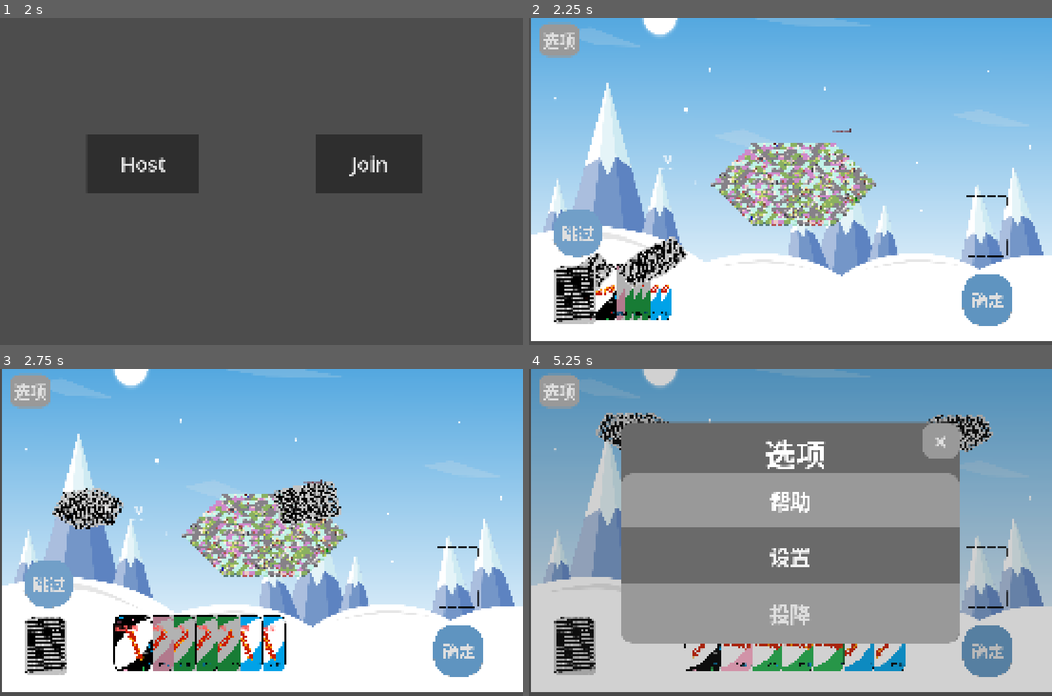
Above: before the commit, frames 1-4 (two rows, left to right).
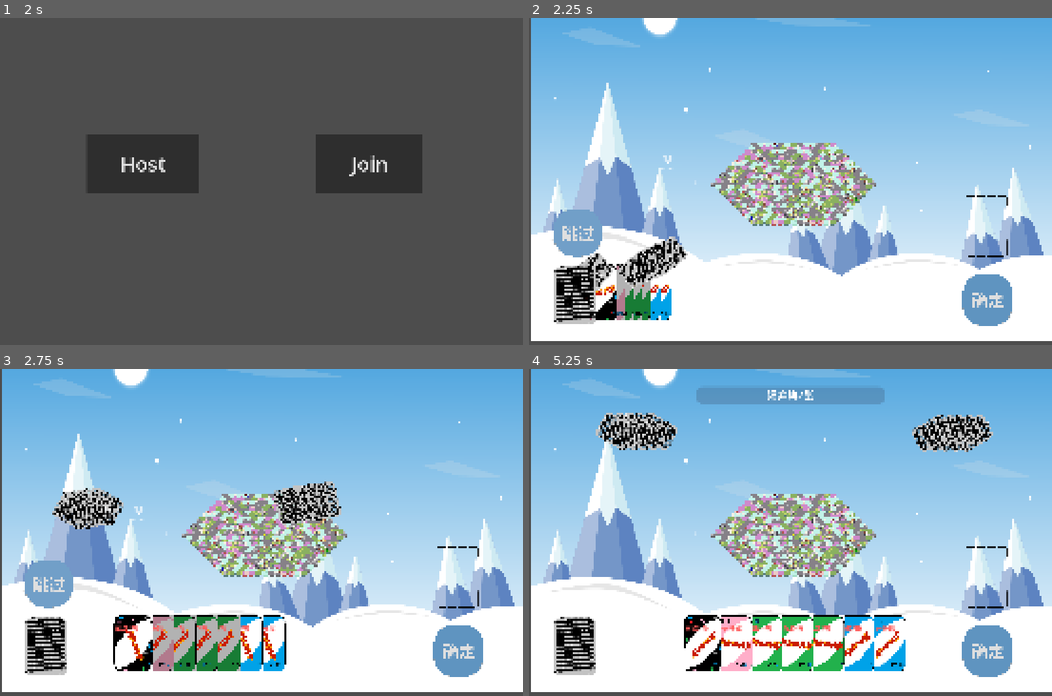
Above: after the commit, the same moments.

Repository: likedreamss/JUnoMP
Game: Godot game, scene res://meun.tscn
Two runs of this game, one before a commit and one after it. Both use one fixed random seed, a clock stepped at 60 frames per second and the inputs below.
Inputs (mouse positions are in pixels of both pictures, inside the frame that each line leads up to):
- Up to frame 1 (2 s): click "Options" at 0.5 s; click "Play" at 1.25 s
- Up to frame 2 (2.25 s): click "Host" at 2 s
- Up to frame 3 (2.75 s): no input
- Up to frame 4 (5.25 s): click "跳过" at 2.75 s; click "确定" at 3.5 s; click (560, 391) at 4.25 s, where only the run before the commit has a clickable "选项"; click (790, 555) at 5 s, where only the run before the commit has a clickable "设置"

Frame 1 is identical in both runs. In frame 2, 0.8% of the frame differs, in the area x 2-62%, y 2-35%; in frame 3, 0.8%; in frame 4, 94%, in the area x 0-100%, y 0-99%.

Commit message:
设置、游戏提示

Diff:
--- /dev/null
+++ b/GameMain/changehard.gd
@@ -0,0 +1,15 @@
+extends OptionButton
+
+
+func _on_item_selected(index: int) -> void:
+	match index:
+		0: GameGrid.obscale_num = 0.21
+		1: GameGrid.obscale_num = 0.11
+		2: GameGrid.obscale_num = 0.32
+		3: GameGrid.obscale_num = 0.4
+	Toast.show("障碍物密度已设置为: ", GameGrid.obscale_num)
+	# 调用实例方法
+	if GameGrid.instance:
+		GameGrid.instance.force_regenerate_map()
+	else:
+		Toast.show("❌ GameGrid 实例未初始化，请检查 _ready() 函数")
--- /dev/null
+++ b/GameMain/music_control.gd
@@ -0,0 +1,13 @@
+extends HSlider
+
+@export var audio_bus_name: String
+
+var audio_bus_id
+
+func _ready():
+	audio_bus_id = AudioServer.get_bus_index(audio_bus_name)
+
+
+func _on_value_changed(value: float) -> void:
+	var db = linear_to_db(value)
+	AudioServer.set_bus_volume_db(audio_bus_id, db)
--- a/GameMain/options.gd
+++ b/GameMain/options.gd
@@ -13,13 +13,13 @@
 @onready var surback: Button = $Surrender/Surback
 @onready var mask: ColorRect = $Mask
 
-
 func _ready():
 	# 一开始隐藏选项界面
 	$Options.visible = false
 	$Help.visible = false
 	$Surrender.visible = false
 	mask.visible = false
+	$Setting.visible = false
 
 #进入选项
 func _on_to_options_pressed() -> void:
@@ -43,8 +43,13 @@
 
 #跳转到设置界面
 func _on_setting_button_pressed() -> void:
-	pass # Replace with function body.
+	$Setting.visible = true
+	$Options.visible = false
+	$Help.visible = false
 
+func _on_setback_pressed() -> void:
+	$Setting.visible = false
+	$Options.visible = true
 
 func _on_surback_pressed() -> void:
 	get_tree().change_scene_to_file("res://meun.tscn")
--- a/GameMain/player_1.tscn
+++ b/GameMain/player_1.tscn
@@ -6,7 +6,10 @@
 [ext_resource type="AudioStream" uid="uid://rca8ovrqwtao" path="res://QYK/Assest1/紧张bgm.mp3" id="2_te7pb"]
 [ext_resource type="Texture2D" uid="uid://cwi0pesljh7bq" path="res://QYK/Assest1/SnowBackground.png" id="3_fnd5v"]
 [ext_resource type="Script" uid="uid://bcylhidaer1xx" path="res://GameMain/options.gd" id="4_e064l"]
+[ext_resource type="Script" uid="uid://b5mfdtfal6q3k" path="res://GameMain/music_control.gd" id="6_jof27"]
 [ext_resource type="AudioStream" uid="uid://f6thjhmf1iev" path="res://QYK/Assest1/buttonpress.mp3" id="6_te7pb"]
+[ext_resource type="Script" uid="uid://bvepy6iuufp35" path="res://GameMain/changehard.gd" id="7_fga63"]
+[ext_resource type="Script" uid="uid://bhx1v6ivak7fu" path="res://GameMain/tips.gd" id="10_8m1hc"]
 
 [sub_resource type="StyleBoxFlat" id="StyleBoxFlat_fnd5v"]
 bg_color = Color(0.40832943, 0.4083295, 0.40832937, 1)
@@ -144,6 +147,50 @@
 corner_radius_top_right = 64
 corner_radius_bottom_right = 64
 corner_radius_bottom_left = 64
+
+[sub_resource type="StyleBoxFlat" id="StyleBoxFlat_jd7pi"]
+bg_color = Color(0.38359722, 0.38359728, 0.38359714, 1)
+corner_radius_top_left = 64
+corner_radius_top_right = 64
+corner_radius_bottom_right = 64
+corner_radius_bottom_left = 64
+
+[sub_resource type="StyleBoxFlat" id="StyleBoxFlat_lcka8"]
+corner_radius_top_left = 64
+corner_radius_top_right = 64
+corner_radius_bottom_right = 64
+corner_radius_bottom_left = 64
+
+[sub_resource type="StyleBoxFlat" id="StyleBoxFlat_dbyhw"]
+bg_color = Color(0.2285108, 0.22851083, 0.22851068, 1)
+corner_radius_top_left = 64
+corner_radius_top_right = 64
+corner_radius_bottom_right = 64
+corner_radius_bottom_left = 64
+
+[sub_resource type="StyleBoxFlat" id="StyleBoxFlat_flahu"]
+bg_color = Color(0.4700758, 0.47007585, 0.47007567, 1)
+corner_radius_top_left = 64
+corner_radius_top_right = 64
+corner_radius_bottom_right = 64
+corner_radius_bottom_left = 64
+
+[sub_resource type="StyleBoxLine" id="StyleBoxLine_jd7pi"]
+color = Color(1, 1, 1, 1)
+thickness = 15
+
+[sub_resource type="StyleBoxLine" id="StyleBoxLine_dbyhw"]
+color = Color(0.16535562, 0.3976511, 1, 1)
+thickness = 15
+
+[sub_resource type="StyleBoxTexture" id="StyleBoxTexture_fga63"]
+
+[sub_resource type="StyleBoxFlat" id="StyleBoxFlat_jwmuk"]
+bg_color = Color(0.22745098, 0.27058825, 0.3764706, 0.25882354)
+corner_radius_top_left = 32
+corner_radius_top_right = 32
+corner_radius_bottom_right = 32
+corner_radius_bottom_left = 32
 
 [node name="Player1" type="Control" unique_id=1622213388]
 layout_mode = 3
@@ -208,6 +255,7 @@
 
 [node name="Options" type="CanvasLayer" parent="." unique_id=280879119]
 layer = 3
+visible = false
 script = ExtResource("4_e064l")
 
 [node name="Mask" type="ColorRect" parent="Options" unique_id=757634936]
@@ -300,6 +348,7 @@
 text = "选项"
 
 [node name="Surrender" type="Panel" parent="Options" unique_id=1693024756]
+visible = false
 anchors_preset = 8
 anchor_left = 0.5
 anchor_top = 0.5
@@ -364,6 +413,7 @@
 text = "返回主菜单"
 
 [node name="Help" type="Label" parent="Options" unique_id=655051648]
+visible = false
 anchors_preset = 8
 anchor_left = 0.5
 anchor_top = 0.5
@@ -402,13 +452,149 @@
 theme_override_styles/hover = SubResource("StyleBoxFlat_2pk7u")
 text = "×"
 
+[node name="Setting" type="Panel" parent="Options" unique_id=1722171240]
+offset_left = 494.0
+offset_top = 341.0
+offset_right = 2071.0
+offset_bottom = 1297.0
+theme_override_styles/panel = SubResource("StyleBoxFlat_jd7pi")
+
+[node name="Setback" type="Button" parent="Options/Setting" unique_id=1432100164]
+layout_mode = 0
+offset_left = 1404.0
+offset_top = 2.0
+offset_right = 1575.0
+offset_bottom = 172.0
+theme_override_font_sizes/font_size = 120
+theme_override_styles/normal = SubResource("StyleBoxFlat_lcka8")
+theme_override_styles/pressed = SubResource("StyleBoxFlat_dbyhw")
+theme_override_styles/hover = SubResource("StyleBoxFlat_flahu")
+text = "×"
+
+[node name="Music" type="HSlider" parent="Options/Setting" unique_id=231250838]
+layout_mode = 1
+anchors_preset = 14
+anchor_top = 0.5
+anchor_right = 1.0
+anchor_bottom = 0.5
+offset_left = 285.0
+offset_top = -311.0
+offset_right = -636.0
+offset_bottom = -143.0
+grow_horizontal = 2
+grow_vertical = 2
+theme_override_styles/slider = SubResource("StyleBoxLine_jd7pi")
+theme_override_styles/grabber_area = SubResource("StyleBoxLine_dbyhw")
+theme_override_styles/grabber_area_highlight = SubResource("StyleBoxLine_dbyhw")
+max_value = 1.0
+step = 0.01
+value = 1.0
+script = ExtResource("6_jof27")
+audio_bus_name = "Music"
+
+[node name="SFX" type="HSlider" parent="Options/Setting" unique_id=1516624937]
+layout_mode = 1
+anchors_preset = 14
+anchor_top = 0.5
+anchor_right = 1.0
+anchor_bottom = 0.5
+offset_left = 285.0
+offset_top = -193.0
+offset_right = -636.0
+offset_bottom = -25.0
+grow_horizontal = 2
+grow_vertical = 2
+theme_override_styles/slider = SubResource("StyleBoxLine_jd7pi")
+theme_override_styles/grabber_area = SubResource("StyleBoxLine_dbyhw")
+theme_override_styles/grabber_area_highlight = SubResource("StyleBoxLine_dbyhw")
+max_value = 1.0
+step = 0.01
+value = 1.0
+
+[node name="Musiclabel" type="Label" parent="Options/Setting" unique_id=1288392856]
+layout_mode = 0
+offset_left = 113.0
+offset_top = 204.0
+offset_right = 433.0
+offset_bottom = 315.0
+theme_override_font_sizes/font_size = 64
+text = "音量"
+
+[node name="SXFlabel" type="Label" parent="Options/Setting" unique_id=322314358]
+layout_mode = 0
+offset_left = 117.0
+offset_top = 319.0
+offset_right = 268.0
+offset_bottom = 430.0
+theme_override_font_sizes/font_size = 64
+text = "音效"
+
+[node name="Changehard" type="OptionButton" parent="Options/Setting" unique_id=354827678]
+layout_mode = 0
+offset_left = 334.0
+offset_top = 471.0
+offset_right = 928.0
+offset_bottom = 559.0
+theme_override_font_sizes/font_size = 64
+theme_override_styles/normal = SubResource("StyleBoxTexture_fga63")
+selected = 0
+item_count = 4
+popup/item_0/text = "普通"
+popup/item_0/id = 0
+popup/item_1/text = "简单"
+popup/item_1/id = 1
+popup/item_2/text = "困难"
+popup/item_2/id = 2
+popup/item_3/text = "地狱"
+popup/item_3/id = 3
+script = ExtResource("7_fga63")
+
+[node name="Hard" type="Label" parent="Options/Setting" unique_id=1995302635]
+layout_mode = 0
+offset_left = 48.0
+offset_top = 473.0
+offset_right = 304.0
+offset_bottom = 584.0
+theme_override_font_sizes/font_size = 64
+text = "游戏难度"
+
 [node name="ButtonSound" type="AudioStreamPlayer2D" parent="." unique_id=1086235826]
 stream = ExtResource("6_te7pb")
+bus = &"SFX"
 
 [node name="BGM1" type="AudioStreamPlayer2D" parent="." unique_id=382071011]
 stream = ExtResource("2_te7pb")
 autoplay = true
+bus = &"Music"
 parameters/looping = true
+
+[node name="Tips" type="CanvasLayer" parent="." unique_id=1842262466]
+script = ExtResource("10_8m1hc")
+
+[node name="Tippanel" type="Panel" parent="Tips" unique_id=785775061]
+anchors_preset = 5
+anchor_left = 0.5
+anchor_right = 0.5
+offset_left = -463.5
+offset_top = 87.0
+offset_right = 463.5
+offset_bottom = 170.0
+grow_horizontal = 2
+theme_override_styles/panel = SubResource("StyleBoxFlat_jwmuk")
+
+[node name="TipLabel" type="Label" parent="Tips/Tippanel" unique_id=804376156]
+layout_mode = 1
+anchors_preset = 15
+anchor_right = 1.0
+anchor_bottom = 1.0
+grow_horizontal = 2
+grow_vertical = 2
+theme_override_font_sizes/font_size = 50
+horizontal_alignment = 1
+
+[node name="Timer" type="Timer" parent="Tips" unique_id=302699301]
+wait_time = 2.0
+one_shot = true
 
 [connection signal="pressed" from="Options/Options/HelpButton" to="Boardcontainer/Battle" method="_on_help_button_pressed"]
 [connection signal="pressed" from="Options/Options/HelpButton" to="Options" method="_on_help_button_pressed"]
@@ -418,3 +604,8 @@
 [connection signal="pressed" from="Options/TO_options" to="Options" method="_on_to_options_pressed"]
 [connection signal="pressed" from="Options/Surrender/Surback" to="Options" method="_on_surback_pressed"]
 [connection signal="pressed" from="Options/Help/Helpbutton_back" to="Options" method="_on_helpbutton_back_pressed"]
+[connection signal="pressed" from="Options/Setting/Setback" to="Options" method="_on_setback_pressed"]
+[connection signal="value_changed" from="Options/Setting/Music" to="Options/Setting/Music" method="_on_value_changed"]
+[connection signal="value_changed" from="Options/Setting/SFX" to="Options" method="_on_sfx_value_changed"]
+[connection signal="item_selected" from="Options/Setting/Changehard" to="Options/Setting/Changehard" method="_on_item_selected"]
+[connection signal="timeout" from="Tips/Timer" to="Tips" method="_on_timer_timeout"]
--- /dev/null
+++ b/GameMain/tips.gd
@@ -0,0 +1,23 @@
+extends CanvasLayer
+
+@onready var panel = $Tippanel
+@onready var label = $Tippanel/TipLabel
+@onready var timer = $Timer
+
+func _ready():
+
+	Toast.toast_ui = self
+
+	panel.visible = false
+
+func show_toast(text):
+
+	label.text = str(text)
+
+	panel.visible = true
+
+	timer.start(2)
+
+func _on_timer_timeout():
+
+	panel.visible = false
--- a/LSQ/scene2/d_1.gd
+++ b/LSQ/scene2/d_1.gd
@@ -32,8 +32,8 @@
 		var card_drawn_color = str(card_database_reference.CARDS[card_drawn_name][0])
 		var card_drawn_function = str(card_database_reference.CARDS[card_drawn_name][1])
 		var card_image_patha = str("res://LSQ/sucai/"+ card_drawn_color +"_"+card_drawn_function + "_CARD.png")
-		print(card_drawn_color)
-		print(card_drawn_function)
+		Toast.show(card_drawn_color)
+		Toast.show(card_drawn_function)
 		new_card.get_node("CardImage").texture = load(card_image_patha)
 		new_card.get_node("Color").text = str(card_database_reference.CARDS[card_drawn_name][0])
 		new_card.get_node("Function").text =str(card_database_reference.CARDS[card_drawn_name][1])
--- a/LSQ/scene2/d_2.gd
+++ b/LSQ/scene2/d_2.gd
@@ -32,8 +32,8 @@
 		var card_drawn_color = str(card_database_reference.CARDS[card_drawn_name][0])
 		var card_drawn_function = str(card_database_reference.CARDS[card_drawn_name][1])
 		var card_image_patha = str("res://LSQ/sucai/"+ card_drawn_color +"_"+card_drawn_function + "_CARD.png")
-		print(card_drawn_color)
-		print(card_drawn_function)
+		Toast.show(card_drawn_color)
+		Toast.show(card_drawn_function)
 		new_card.get_node("CardImage").texture = load(card_image_patha)
 		new_card.get_node("Color").text = str(card_database_reference.CARDS[card_drawn_name][0])
 		new_card.get_node("Function").text =str(card_database_reference.CARDS[card_drawn_name][1])
--- a/LSQ/scripts2/CardManager.gd
+++ b/LSQ/scripts2/CardManager.gd
@@ -59,7 +59,8 @@
 
 		#添加音效
 		var player = AudioStreamPlayer.new()
-		player.stream = preload("res://QYK/Assest1/出牌(outCard).mp3") # 把路径改成你文件的完整路径
+		player.stream = preload("res://QYK/Assest1/出牌(outCard).mp3")
+		player.bus = "SFX"
 		add_child(player)
 		player.play()
 		# 播放完自动销毁节点
--- a/LSQ/scripts2/deck.gd
+++ b/LSQ/scripts2/deck.gd
@@ -30,8 +30,8 @@
 		var card_drawn_color = str(card_database_reference.CARDS[card_drawn_name][0])
 		var card_drawn_function = str(card_database_reference.CARDS[card_drawn_name][1])
 		var card_image_patha = str("res://LSQ/sucai/"+ card_drawn_color +"_"+card_drawn_function + "_CARD.png")
-		print(card_drawn_color)
-		print(card_drawn_function)
+		Toast.show(card_drawn_color)
+		Toast.show(card_drawn_function)
 		new_card.get_node("CardImage").texture = load(card_image_patha)
 		new_card.get_node("Color").text = str(card_database_reference.CARDS[card_drawn_name][0])
 		new_card.get_node("Function").text =str(card_database_reference.CARDS[card_drawn_name][1])
--- /dev/null
+++ b/Log.gd.gd
@@ -0,0 +1,19 @@
+extends Node
+
+var toast_ui = null
+
+func show(...args):
+
+	var text = ""
+
+	for i in args.size():
+
+		text += str(args[i])
+
+		if i < args.size() - 1:
+			text += " "
+
+	print(text)
+
+	if toast_ui:
+		toast_ui.show_toast(text)
--- /dev/null
+++ b/default_bus_layout.tres
@@ -0,0 +1,15 @@
+[gd_resource type="AudioBusLayout" format=3 uid="uid://drmcrfuq34pkx"]
+
+[resource]
+bus/1/name = &"Music"
+bus/1/solo = false
+bus/1/mute = false
+bus/1/bypass_fx = false
+bus/1/volume_db = 0.7627468
+bus/1/send = &"Master"
+bus/2/name = &"SFX"
+bus/2/solo = false
+bus/2/mute = false
+bus/2/bypass_fx = false
+bus/2/volume_db = 0.0
+bus/2/send = &"Master"
--- a/gamescene/scenes/battle/battle.gd
+++ b/gamescene/scenes/battle/battle.gd
@@ -50,7 +50,7 @@
 
 	# 安全检查：防止地图未生成导致报错
 	if all_valid_tiles.size() == 0:
-		print("❌ 错误：地图数据为空，无法生成玩家")
+		Toast.show("错误：地图数据为空，无法生成玩家")
 		return
 
 	# 预设的边缘大致方向 [cite: 20]
@@ -111,7 +111,7 @@
 	# 增加 loop_count 参数，默认值为 0，用于防止无限死循环
 	# 核心防错：如果连续跳过次数超过了玩家总数，强制中断死循环
 	if loop_count >= players.size():
-		print("⚠️ 警告：所有玩家都被跳过，回合强制推进以防死循环！")
+		Toast.show("警告：所有玩家都被跳过，回合强制推进以防死循环！")
 		skip_flags["turn"].clear()
 		loop_count = 0
 
@@ -122,14 +122,14 @@
 	# 检查是否跳过整个回合
 	if next_player.player_id in skip_flags["turn"]:
 		skip_flags["turn"].erase(next_player.player_id)
-		print("玩家 ", next_player.player_id, " 的回合被跳过")
+		Toast.show("玩家 ", next_player.player_id, " 的回合被跳过")
 		next_turn(loop_count + 1) # 递归调用，并让计数器 +1
 		return
 
 	# 检查各阶段跳过逻辑 (此处仅为示例)
 	if next_player.player_id in skip_flags["draw"]:
 		skip_flags["draw"].erase(next_player.player_id)
-		print("跳过摸牌阶段")
+		Toast.show("跳过摸牌阶段")
 	else:
 		get_tree().call_group("PASS","pass_bool",0)
 		var id = (current_player_index + player_id_count) % players.size()
@@ -192,17 +192,17 @@
 			break
 
 	if not is_valid_move:
-		print("❌ 只能移动到高亮锁定的范围内")
+		Toast.show("❌ 只能移动到高亮锁定的范围内")
 		return
 	# 3. 获取数据并检查障碍物
 	var cell_data = game_area.game_grid.get_cell_data(target)
 
 	if cell_data["obstacle"] != GameGrid.Obstacle.NULL:
-		print("❌ 被障碍物阻挡")
+		Toast.show("❌ 被障碍物阻挡")
 		return
 
 	if cell_data["unit"] != null:
-		print("❌ 位置已被占用")
+		Toast.show("❌ 位置已被占用")
 		return
 
 	# 执行移动
@@ -218,7 +218,8 @@
 
 	#音效设置
 	var player = AudioStreamPlayer.new()
-	player.stream = preload("res://QYK/Assest1/走棋子_Freesound.wav") # 把路径改成你文件的完整路径
+	player.stream = preload("res://QYK/Assest1/走棋子_Freesound.wav")
+	player.bus = "SFX"
 	add_child(player)
 	player.play()
 	# 播放完自动销毁节点
@@ -237,17 +238,17 @@
 		"无中生有":#抽两张牌
 			var id = (current_player_index + player_id_count) % players.size()
 			_effect_draw_cardsa(id,2)
-			print(id)
+			Toast.show(id)
 			_reset_after_action()
 
 		"重铸":
 			var id = (current_player_index + player_id_count) % players.size()
 			_effect_draw_cardsa(id,1)
-			print(next_player.player_id)
+			Toast.show(next_player.player_id)
 			_reset_after_action()
 
 		"化险为夷":#移除障碍物
-			print("选择要移除障碍物的格子")
+			Toast.show("选择要移除障碍物的格子")
 			current_mode=GameMode.REMOVE_OBSTACLE
 			_show_removable_obstacles()
 
@@ -265,7 +266,6 @@
 				var t_map = {"LAND": 0, "GRASS": 1, "PINK": 2, "RIVER": 3}
 				pending_type = t_map.get(card_color_str, 0)
 			_show_all_tiles_for_paint()
-
 
 
 		"skip_action":#跳过
@@ -315,27 +315,27 @@
 
 
 func _effect_recast():
-	print("执行：重铸！换取1张新牌")
+	Toast.show("执行：重铸！换取1张新牌")
 	get_tree().call_group("deck_manager","draw_card",1)
 func _effect_add_skip(player_id: int, phase: String):
 	# phase 可选: "turn", "draw", "play", "discard"
 	if skip_flags.has(phase):
 		skip_flags[phase].append(player_id)
-		print("玩家 ", player_id, " 将跳过 ", phase)
+		Toast.show("玩家 ", player_id, " 将跳过 ", phase)
 func _effect_draw_cards(count: int):
-	print("执行：获得 ", count, " 张牌")
+	Toast.show("执行：获得 ", count, " 张牌")
 	get_tree().call_group("deck","draw_card",count)
 
 func _effect_draw_cardsa(player_id,count):#为不同玩家发牌
 	match player_id:
 		0:
-			print("执行：玩家0获得 ", count, " 张牌")
+			Toast.show("执行：玩家0获得 ", count, " 张牌")
 			get_tree().call_group("deck"+str(player_id),"draw_card",count)
 		1:
-			print("执行：玩家1获得 ", count, " 张牌")
+			Toast.show("执行：玩家1获得 ", count, " 张牌")
 			get_tree().call_group("deck"+str(player_id),"draw_card",count)
 		2:
-			print("执行：玩家2获得 ", count, " 张牌")
+			Toast.show("执行：玩家2获得 ", count, " 张牌")
 			get_tree().call_group("deck"+str(player_id),"draw_card",count)
 	var unit = get_current_player()
 	var current_tile_data = game_area.game_grid.grid_data[unit.current_tile]
@@ -363,25 +363,25 @@
 	var card_nume = 0
 	if player_hand.size() >0:
 		card_nume = player_hand[0].get_playerhand_size()  # ✅ 正确：对单个节点调用
-	print(card_nume)
+	Toast.show(card_nume)
 	if card_nume > 5:
 		discard_start(card_nume - 5,id)
 	else:
-		print("无需弃牌")
+		Toast.show("无需弃牌")
 		next_turn()
 
 func discard_start(discard_nume,player_id):#执行弃牌
-	print("请弃牌"+str(discard_nume)+"张")
+	Toast.show("请弃牌"+str(discard_nume)+"张")
 	get_tree().call_group("PASS","pass_bool",0)
 	get_tree().call_group("card"+str(player_id),"use_bool",1)
 	while discard_nume > 0:
 		await get_tree().create_timer(0.6).timeout
 		var least_nume = discard_nume_count(discard_nume)
 		discard_nume = least_nume
-		print("请弃牌"+str(discard_nume)+"张")
-
-
-	print("弃牌完成")
+		Toast.show("请弃牌"+str(discard_nume)+"张")
+
+
+	Toast.show("弃牌完成")
 	await get_tree().create_timer(0.6).timeout
 	next_turn()
 
@@ -399,7 +399,7 @@
 
 func check_victory(unit: Unit):
 	if unit.current_tile == target_tile:
-		print("🎉 玩家 ", unit.player_id, " 到达终点，获得胜利！")
+		Toast.show("🎉 玩家 ", unit.player_id, " 到达终点，获得胜利！")
 		set_process_input(false)
 		game_finished = true
 		set_process_input(false)
@@ -506,11 +506,11 @@
 	# 【规则 1：起步地形一致性校验】
 	# 如果卡牌不是 UNIVERSAL，且玩家脚下地形与卡牌属性不一致，则禁止出牌
 	if terrain_req != "UNIVERSAL" and terrain_req != current_terrain_str:
-		print("❌ 出牌失败：你站在 [", current_terrain_str, "]，无法打出 [", terrain_req, "] 属性的卡牌！")
+		Toast.show("❌ 出牌失败：你站在 [", current_terrain_str, "]，无法打出 [", terrain_req, "] 属性的卡牌！")
 		# 注意：目前你的 UI 会直接把牌删掉。后续可以在这里给 UI 返回 false 让卡牌弹回手牌
 		return
 
-	print("✅ 出牌成功：触发卡牌 -> ", card_name)
+	Toast.show("✅ 出牌成功：触发卡牌 -> ", card_name)
 
 	waiting = true # 开始显示高亮，进入等待输入状态
 	get_tree().call_group("PASS", "pass_bool", 0) # 禁用跳过按钮
@@ -577,7 +577,7 @@
 
 	# 2. 执行移除操作：调用 GameGrid 已经写好的接口
 	game_area.game_grid.set_tile_obstacle(target, GameGrid.Obstacle.NULL)
-	print("✅ 障碍物已成功移除！")
+	Toast.show("✅ 障碍物已成功移除！")
 	# 3. 恢复游戏状态
 	clear_highlights()
 	current_mode = GameMode.MOVE # 别忘了把模式切回默认的移动模式
@@ -585,7 +585,8 @@
 
 	#添加音效
 	var player = AudioStreamPlayer.new()
-	player.stream = preload("res://QYK/Assest1/化险为夷.wav") # 把路径改成你文件的完整路径
+	player.stream = preload("res://QYK/Assest1/化险为夷.wav")
+	player.bus = "SFX"
 	add_child(player)
 	player.play()
 	# 播放完自动销毁节点
@@ -609,6 +610,7 @@
 		#添加音效
 		var player = AudioStreamPlayer.new()
 		player.stream = preload("res://QYK/Assest1/障碍重重.wav") # 把路径改成你文件的完整路径
+		player.bus = "SFX"
 		add_child(player)
 		player.play()
 		# 播放完自动销毁节点
@@ -629,13 +631,14 @@
 		# 如果是万能牌效果，随机生成一个 0-3 的地形索引
 		if final_terrain == -1:
 			final_terrain = randi() % 4
-			print("万能点染：目标随机变为了地形索引 ", final_terrain)
+			Toast.show("万能点染：目标随机变为了地形索引 ", final_terrain)
 		game_area.game_grid.set_tile_terrain(target, final_terrain)
 		_reset_after_action()
 
 	#添加音效
 	var player = AudioStreamPlayer.new()
-	player.stream = preload("res://QYK/Assest1/点燃一格.wav") # 把路径改成你文件的完整路径
+	player.stream = preload("res://QYK/Assest1/点燃一格.wav")
+	player.bus = "SFX"
 	add_child(player)
 	player.play()
 	# 播放完自动销毁节点
--- a/gamescene/scenes/battle/battle.tscn
+++ b/gamescene/scenes/battle/battle.tscn
@@ -117,17 +117,6 @@
 
 [node name="提示" type="Node2D" parent="." unique_id=563884699]
 
-[node name="只能移动到相邻的格子" type="RichTextLabel" parent="提示" unique_id=682062578]
-modulate = Color(0.47312844, 0.086429425, 0.07957011, 1)
-z_index = 1
-offset_left = 206.0
-offset_top = -257.0
-offset_right = 294.0
-offset_bottom = -233.0
-size_flags_vertical = 4
-text = "只能移动到相邻的格子"
-metadata/_edit_use_anchors_ = true
-
 [node name="Panel" type="Panel" parent="提示" unique_id=1299093464]
 z_index = 5
 anchors_preset = 8
--- a/gamescene/scripts/game_grid.gd
+++ b/gamescene/scripts/game_grid.gd
@@ -12,8 +12,8 @@
 var noise = FastNoiseLite.new()
 var grid_data: Dictionary = {}
 
-
-var obscale_num = 0.2 #影响障碍物数量
+static var instance: GameGrid
+static var obscale_num = 0.2 #影响障碍物数量
 
 ## 生成地形
 func _initialize_grid() -> void:
@@ -104,6 +104,8 @@
 	noise.fractal_octaves = 5
 	_initialize_grid()
 
+	GameGrid.instance = self
+
 
 
 # 数据查询接口
@@ -133,7 +135,7 @@
 
 	# 核心防错：如果是要【放置】障碍物（非 NULL），必须检查该地块是否已有玩家
 	if ob_type != Obstacle.NULL and grid_data[pos]["unit"] != null:
-		print("❌ 放置失败：该位置已被玩家 ", grid_data[pos]["unit"].player_id, " 占用！")
+		Toast.show("❌ 放置失败：该位置已被玩家 ", grid_data[pos]["unit"].player_id, " 占用！")
 		return false
 
 	grid_data[pos]["obstacle"] = ob_type
--- a/login.gd
+++ b/login.gd
@@ -68,7 +68,7 @@
 
 	var file = FileAccess.open(user_data_path, FileAccess.READ)
 	if not file:
-		print("❌ 无法读取用户数据文件！")
+		Toast.show("❌ 无法读取用户数据文件！")
 		return {}
 
 	var json_str = file.get_as_text()
@@ -80,11 +80,11 @@
 func save_users(users: Dictionary) -> void:
 	var file = FileAccess.open(user_data_path, FileAccess.WRITE)
 	if not file:
-		print("❌ 无法创建用户数据文件！路径：", user_data_path)
+		Toast.show("❌ 无法创建用户数据文件！路径：", user_data_path)
 		return
 	file.store_string(JSON.stringify(users))
 	file.close()
-	print("✅ 用户数据已保存到：", user_data_path)
+	Toast.show("✅ 用户数据已保存到：", user_data_path)
 
 
 # ===================== 登录按钮 =====================
@@ -93,20 +93,20 @@
 	var password = main_password.text.strip_edges()
 
 	if account == "" or password == "":
-		print("❌ 账号或密码不能为空")
+		Toast.show("❌ 账号或密码不能为空")
 		return
 
 	var users = load_users()
 
 	if not users.has(account):
-		print("❌ 账号不存在，请先注册")
+		Toast.show("❌ 账号不存在，请先注册")
 		return
 
 	if users[account] != password:
-		print("❌ 密码错误")
-		return
-
-	print("✅ 登录成功！")
+		Toast.show("❌ 密码错误")
+		return
+
+	Toast.show("✅ 登录成功！")
 	clear_all_inputs()
 	# 【关键】把这里改成你的游戏场景路径！
 	get_tree().change_scene_to_file("res://meun.tscn")
@@ -144,26 +144,26 @@
 
 	# 基础校验
 	if account == "" or password == "" or password2 == "":
-		print("❌ 注册信息不完整")
+		Toast.show("❌ 注册信息不完整")
 		return
 	if password != password2:
-		print("❌ 两次输入的密码不一致")
+		Toast.show("❌ 两次输入的密码不一致")
 		return
 	if password.length() < 4:  # 简单密码长度限制
-		print("❌ 密码长度至少4位")
+		Toast.show("❌ 密码长度至少4位")
 		return
 
 	var users = load_users()
 
 	if users.has(account):
-		print("❌ 该账号已被注册")
+		Toast.show("❌ 该账号已被注册")
 		return
 
 	# 保存账号密码
 	users[account] = password
 	save_users(users)
 
-	print("✅ 注册成功！")
+	Toast.show("✅ 注册成功！")
 	clear_all_inputs()
 	switch_screen("main")
 
@@ -177,29 +177,29 @@
 
 	# 基础校验
 	if account == "" or old_pwd == "" or new_pwd == "" or new_pwd2 == "":
-		print("❌ 修改密码信息不完整")
+		Toast.show("❌ 修改密码信息不完整")
 		return
 	if new_pwd != new_pwd2:
-		print("❌ 两次输入的新密码不一致")
+		Toast.show("❌ 两次输入的新密码不一致")
 		return
 	if new_pwd.length() < 4:
-		print("❌ 新密码长度至少4位")
+		Toast.show("❌ 新密码长度至少4位")
 		return
 
 	var users = load_users()
 
 	if not users.has(account):
-		print("❌ 账号不存在")
+		Toast.show("❌ 账号不存在")
 		return
 	if users[account] != old_pwd:
-		print("❌ 原密码错误")
+		Toast.show("❌ 原密码错误")
 		return
 
 	# 更新密码
 	users[account] = new_pwd
 	save_users(users)
 
-	print("✅ 密码修改成功！")
+	Toast.show("✅ 密码修改成功！")
 
 	clear_all_inputs()
 	switch_screen("main")
--- a/project.godot
+++ b/project.godot
@@ -15,9 +15,14 @@
 config/features=PackedStringArray("4.6", "Forward Plus")
 config/icon="res://QYK/Assest1/icon.svg"
 
+[audio]
+
+buses/default_bus_layout="uid://drmcrfuq34pkx"
+
 [autoload]
 
 Soundmanager="*uid://c5nl4bk05b588"
+Toast="*uid://btspl7yxt6av1"
 
 [display]
 
Not shown, added: GameMain/changehard.gd.uid
Not shown, added: GameMain/music_control.gd.uid
Not shown, added: GameMain/tips.gd.uid
Not shown, added: Log.gd.gd.uid
Not shown, added: QYK/Assest1/小丑欢快1.mp3.import
Not shown, added: QYK/Assest1/李神无敌乐.mp3.import
Not shown, added: QYK/Assest1/死亡搁浅.mp3.import
Not shown, added: QYK/Assest1/节奏感1.mp3.import
Not shown, added: QYK/Assest1/小丑欢快1.mp3
Not shown, added: QYK/Assest1/李神无敌乐.mp3
Not shown, added: QYK/Assest1/死亡搁浅.mp3
Not shown, added: QYK/Assest1/节奏感1.mp3
